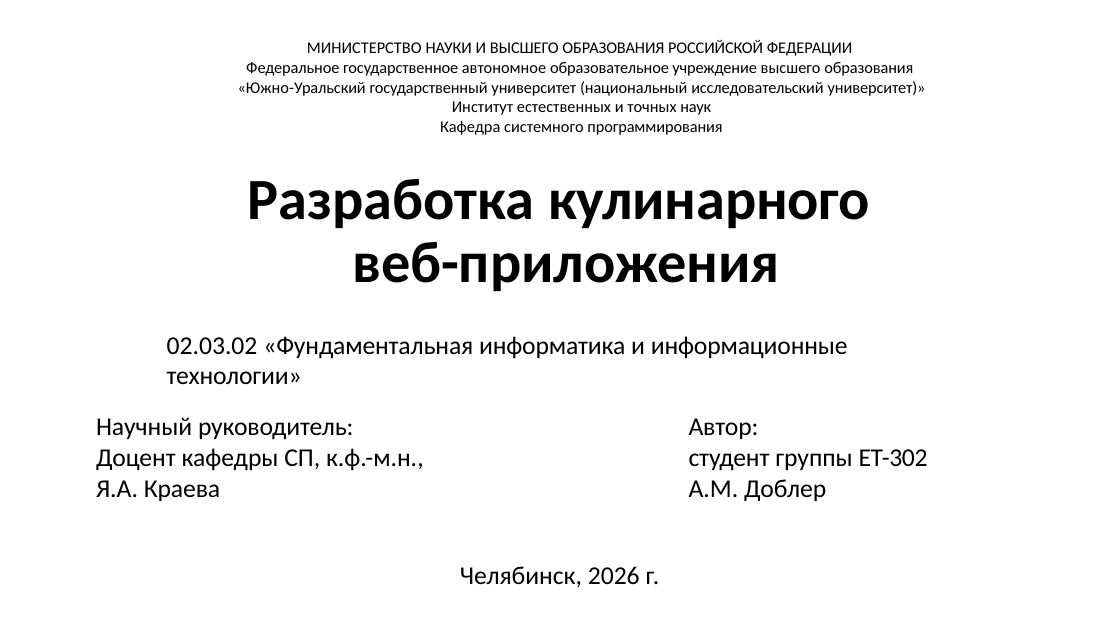
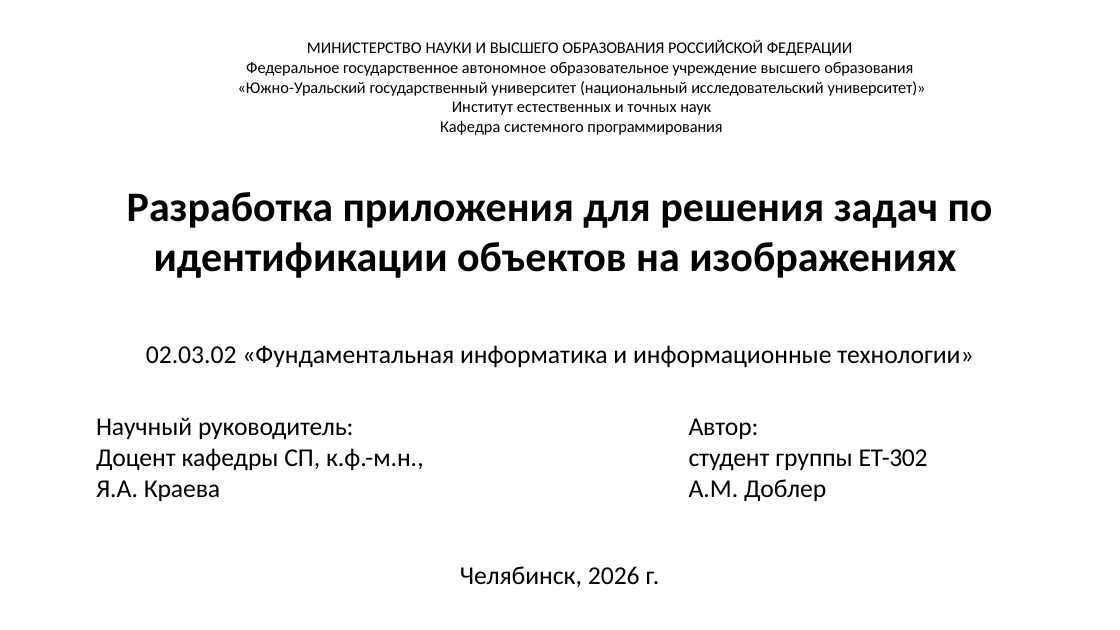
Before and after one commit to GFooX9/CourseWork2026, a slide deck: slide 1 of Documentation/Official documents/PPTX/Презентация курсовой работы.pptx. Drawn at 1120x630 pixels with LibreOffice and Linux fonts; fonts in the diff are those of the drawing. Boxes give left, top, right and bottom in pixels: in the first picture for what was removed or moved away, otherwise in the second. Text is boxed around its words. In the diff, an @@ line names an element or a change of style, - is before the commit and + after.

```diff
--- a/Documentation/Official documents/PPTX/Презентация курсовой работы.pptx
+++ b/Documentation/Official documents/PPTX/Презентация курсовой работы.pptx
@@ text at (248, 179, 870, 292): paragraph removed @@
-Разработка кулинарного веб-приложения
@@ text added at (127, 192, 993, 278), 36 pt, text #000000, bold @@
+Разработка приложения для решения задач по идентификации объектов на изображениях
@@ text "02.03.02 «Фундаментальная информатика и информационные ...": place and size @@
-text "02.03.02 «Фундаментальная информатика и информационные ..." at (167, 179, 870, 359)
+text "02.03.02 «Фундаментальная информатика и информационные ..." at (146, 345, 973, 368)
@@ text "02.03.02 «Фундаментальная информатика и информационные ..." at (146, 345, 973, 368): letter spacing -0.1 to 0 pt in "«Фундаментальная информатика информационные технологии»"; alignment left to centre; indent changed; less space between paragraphs @@
```
Also in this commit, not shown: 9 other slides changed, 2 slides added, 1 slide removed, 7 other files.
